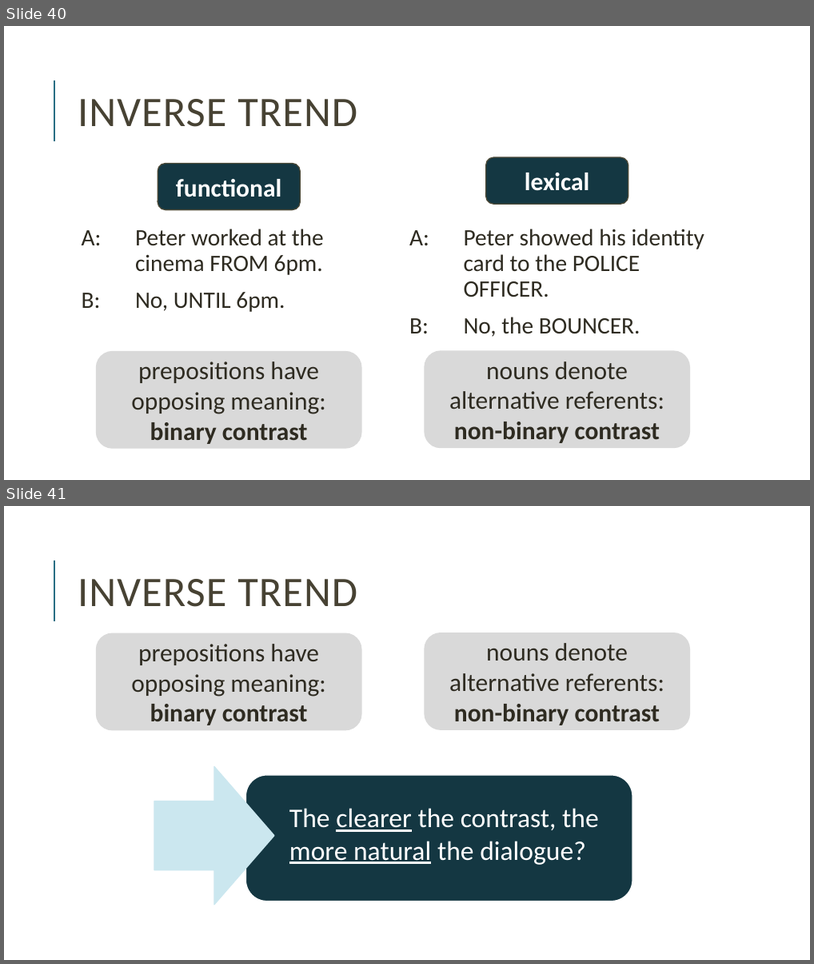
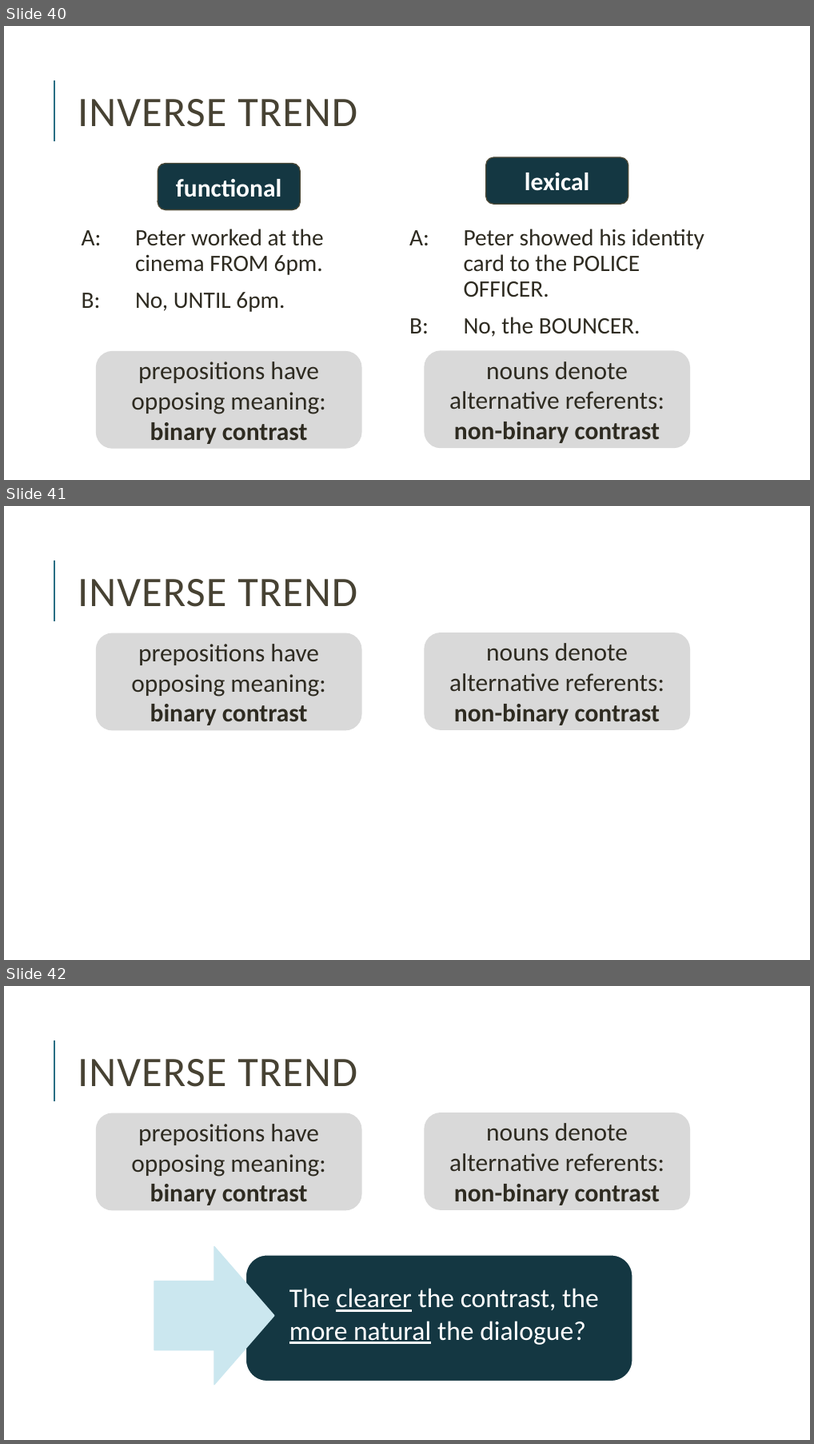
Before and after one commit to miriamschiele/MA, a slide deck: presentation/Miriam Schiele, MA presentation.pptx. Shown one above the other, each under a label of ours: slides 40 and 41 before the commit, slides 40, 41 and 42 after it. The pictures are 814x964 and 814x1444 pixels, drawn with LibreOffice and Linux fonts; fonts in the diff are those of the drawing. Boxes give left, top, right and bottom in pixels: in the first picture for what was removed or moved away, otherwise in the second. Text is boxed around its words. In the diff, an @@ line names an element or a change of style, - is before the commit and + after.

```diff
--- a/presentation/Miriam Schiele, MA presentation.pptx
+++ b/presentation/Miriam Schiele, MA presentation.pptx
@@ slide 41 added at [4, 506, 810, 960], background #FFFFFF; not listed: 1 template element that a slide beside it also shows @@
@@ title added at [78, 579, 358, 607], 50 pt, text #474233 @@
+INVERSE TREND
@@ rounded rectangle added at [97, 634, 362, 730], fill #D9D9D9, outline #D9D9D9 1.25 pt, 30 pt, text #2E2B21 @@
+prepositions have opposing meaning:
+binary contrast
@@ rounded rectangle added at [425, 633, 690, 729], fill #D9D9D9, outline #D9D9D9 1.25 pt, 30 pt, text #2E2B21 @@
+nouns denote alternative referents:
+non-binary contrast
@@ what was slide 41 is now slide 42 @@
```
Also in this commit, not shown: 8 slides changed, 1 other slide added, 1 other file.
